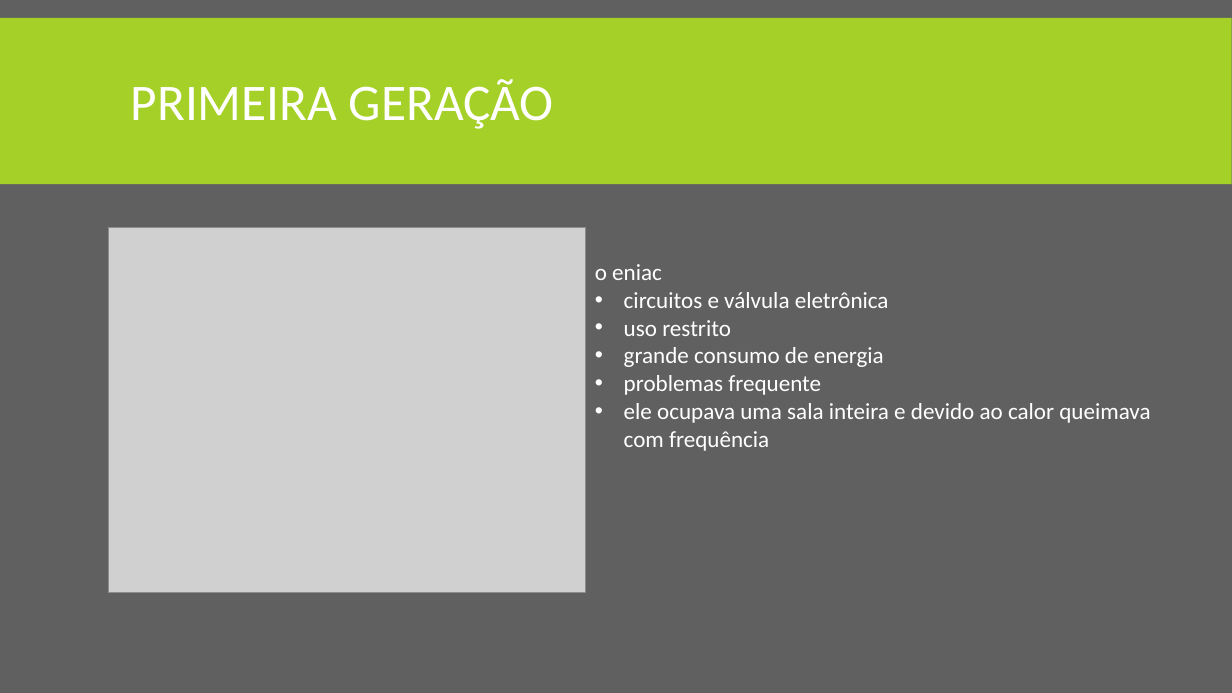
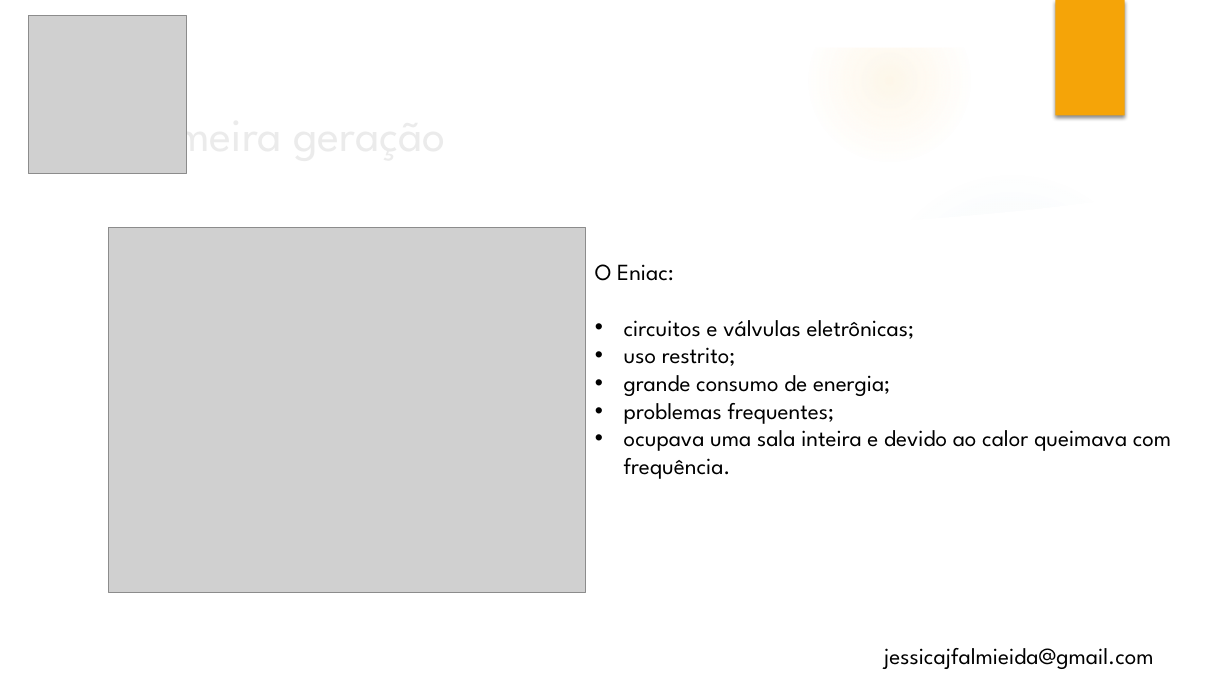
Before and after one commit to almeidaalijessica/tes, a slide deck: slide 5 of Evolução dos computadores.pptx (slide 3 before the commit). Drawn at 1232x693 pixels with LibreOffice and Linux fonts; fonts in the diff are those of the drawing; grey boxes stand for pictures; background and template pictures are left out. Boxes give left, top, right and bottom in pixels: in the first picture for what was removed or moved away, otherwise in the second. Text is boxed around its words. In the diff, an @@ line names an element or a change of style, - is before the commit and + after.

```diff
--- a/Evolução dos computadores.pptx
+++ b/Evolução dos computadores.pptx
@@ background #606060 to picture (left out) @@
@@ rectangle removed at (x1=0, y1=18, x2=1232, y2=184) @@
@@ group added at (x1=0, y1=0, x2=1232, y2=693): 6 ellipses, 3 freeform shapes @@
@@ picture added at (x1=29, y1=16, x2=187, y2=174) @@
@@ rectangle added at (x1=1055, y1=0, x2=1125, y2=116), fill #F5A408 @@
@@ title at (x1=126, y1=104, x2=282, y2=165): text changed; size 40 to 36 pt; font Calibri to League Spartan; text colour #FFFFFF to #EBEBEB @@
-PRIMEIRA GERAÇÃO
+Primeira geração
@@ text at (x1=595, y1=264, x2=1171, y2=479): text changed; font Calibri to League Spartan; text colour #FFFFFF to #000000 @@
-o eniac
-• circuitos e válvula eletrônica
-• uso restrito
-• grande consumo de energia
-• problemas frequente
-• ele ocupava uma sala inteira e devido ao calor queimava com frequência
+O Eniac:
+• circuitos e válvulas eletrônicas;
+• uso restrito;
+• grande consumo de energia;
+• problemas frequentes;
+• ocupava uma sala inteira e devido ao calor queimava com frequência.
@@ text added at (x1=884, y1=648, x2=1154, y2=669), 18 pt, text #000000 @@
+jessicajfalmieida@gmail.com
```
Also in this commit, not shown: 5 other slides changed, 5 slides added, 2 slides removed, 1 other file.
